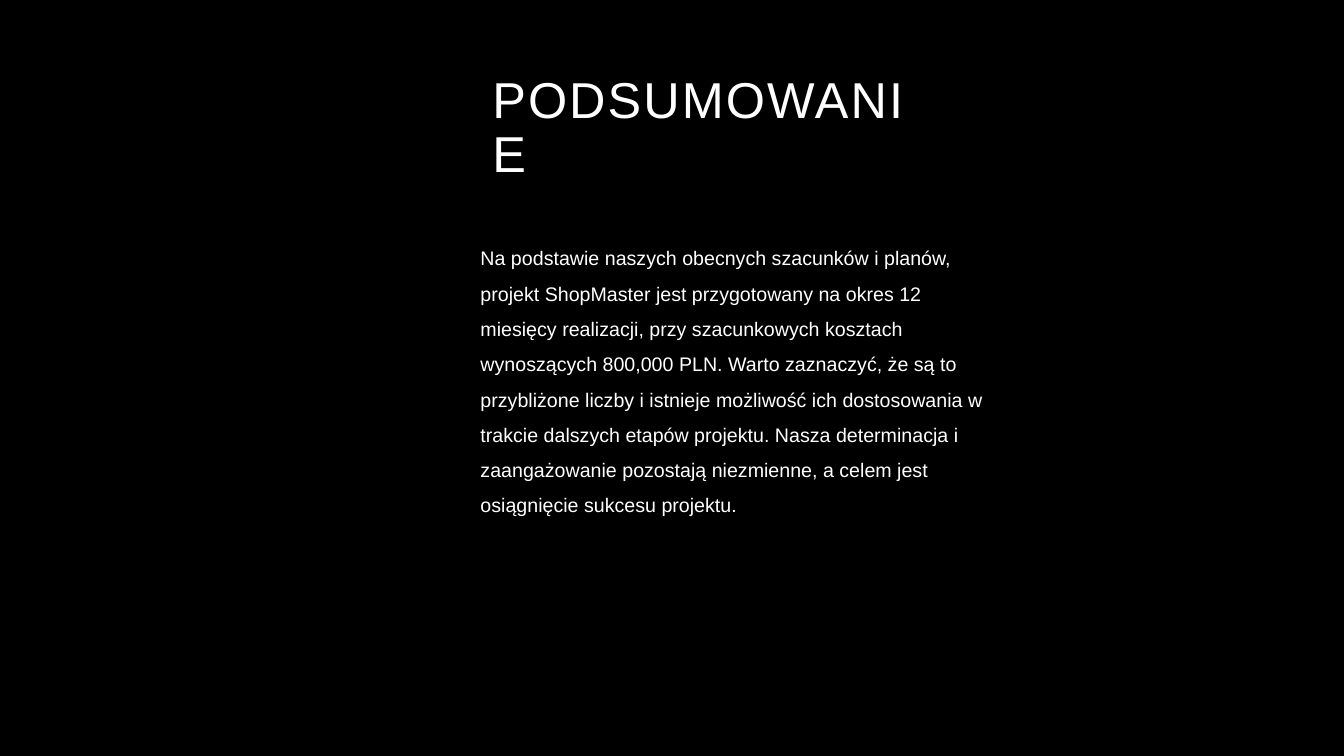
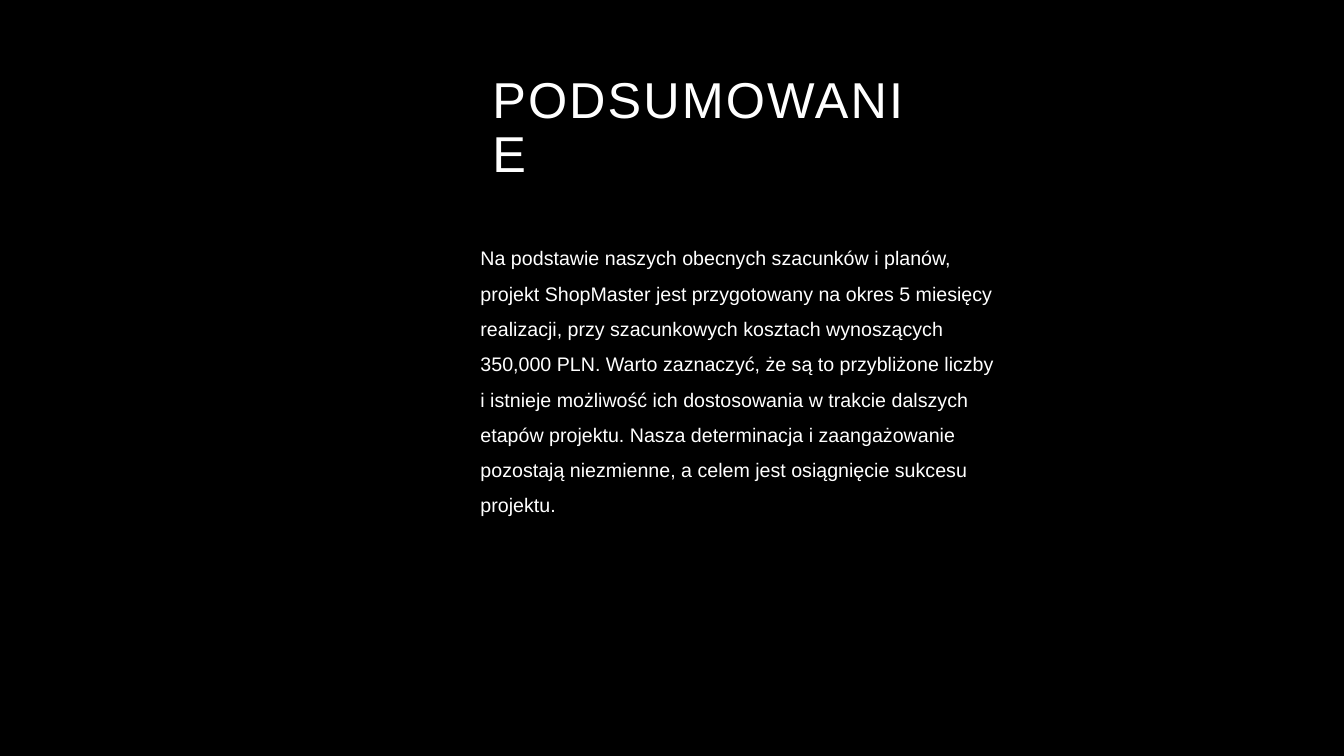
Before and after one commit to qbojj/projekt-IO, a slide deck: slide 13 of prezentacja io 1.pptx. Drawn at 1344x756 pixels with LibreOffice and Linux fonts; fonts in the diff are those of the drawing; background and template pictures are left out. Boxes give left, top, right and bottom in pixels: in the first picture for what was removed or moved away, otherwise in the second. Text is boxed around its words. In the diff, an @@ line names an element or a change of style, - is before the commit and + after.

```diff
--- a/prezentacja io 1.pptx
+++ b/prezentacja io 1.pptx
@@ text at (x1=480, y1=250, x2=993, y2=516): text changed @@
-Na podstawie naszych obecnych szacunków i planów, projekt ShopMaster jest przygotowany na okres 12 miesięcy realizacji, przy szacunkowych kosztach wynoszących 800,000 PLN. Warto zaznaczyć, że są to przybliżone liczby i istnieje możliwość ich dostosowania w trakcie dalszych etapów projektu. Nasza determinacja i zaangażowanie pozostają niezmienne, a celem jest osiągnięcie sukcesu projektu.
+Na podstawie naszych obecnych szacunków i planów, projekt ShopMaster jest przygotowany na okres 5 miesięcy realizacji, przy szacunkowych kosztach wynoszących 350,000 PLN. Warto zaznaczyć, że są to przybliżone liczby i istnieje możliwość ich dostosowania w trakcie dalszych etapów projektu. Nasza determinacja i zaangażowanie pozostają niezmienne, a celem jest osiągnięcie sukcesu projektu.
```
Also in this commit, not shown: 2 other slides changed, 1 slide added, 1 slide removed, 1 other file.
